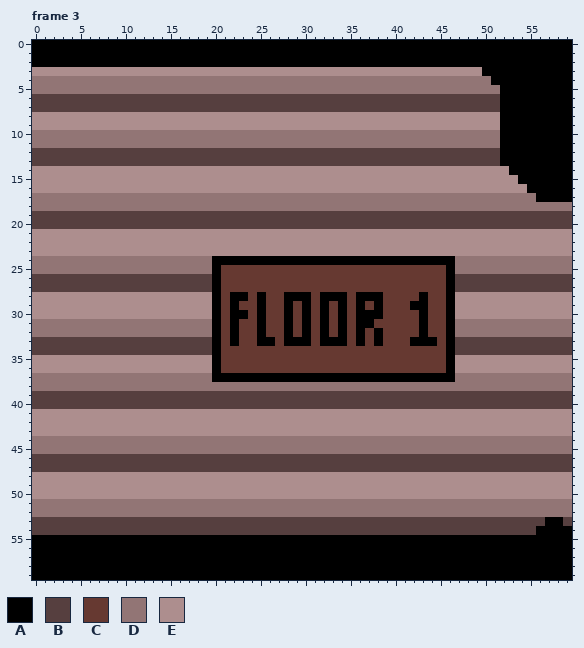
Pixel-art file -- assets/textures/floor_tile.ase. The picture above is the old version.
60x60 pixels, 4 frames. Shown: frame 3.
Visible layers, top first: "details", "Layer 1".
Palette (. is transparent): A #000000  B #563f3f  C #663931  D #927575  E #ad8e8e
Pixels before, frame 3 (only the part around the change), first column x 11:
 0 AAAAAAAAAAAAAAAAAAAAAAAAAAAAAAAAAAAAAAAAAAAAAAAAA
 1 AAAAAAAAAAAAAAAAAAAAAAAAAAAAAAAAAAAAAAAAAAAAAAAAA
 2 AAAAAAAAAAAAAAAAAAAAAAAAAAAAAAAAAAAAAAAAAAAAAAAAA
 3 EEEEEEEEEEEEEEEEEEEEEEEEEEEEEEEEEEEEEEEAAAAAAAAAA
 4 DDDDDDDDDDDDDDDDDDDDDDDDDDDDDDDDDDDDDDDDAAAAAAAAA
 5 DDDDDDDDDDDDDDDDDDDDDDDDDDDDDDDDDDDDDDDDDAAAAAAAA
 6 BBBBBBBBBBBBBBBBBBBBBBBBBBBBBBBBBBBBBBBBBAAAAAAAA
 7 BBBBBBBBBBBBBBBBBBBBBBBBBBBBBBBBBBBBBBBBBAAAAAAAA
 8 EEEEEEEEEEEEEEEEEEEEEEEEEEEEEEEEEEEEEEEEEAAAAAAAA
 9 EEEEEEEEEEEEEEEEEEEEEEEEEEEEEEEEEEEEEEEEEAAAAAAAA
10 DDDDDDDDDDDDDDDDDDDDDDDDDDDDDDDDDDDDDDDDDAAAAAAAA
11 DDDDDDDDDDDDDDDDDDDDDDDDDDDDDDDDDDDDDDDDDAAAAAAAA
12 BBBBBBBBBBBBBBBBBBBBBBBBBBBBBBBBBBBBBBBBBAAAAAAAA
13 BBBBBBBBBBBBBBBBBBBBBBBBBBBBBBBBBBBBBBBBBAAAAAAAA
14 EEEEEEEEEEEEEEEEEEEEEEEEEEEEEEEEEEEEEEEEEEAAAAAAA
15 EEEEEEEEEEEEEEEEEEEEEEEEEEEEEEEEEEEEEEEEEEEAAAAAA
16 EEEEEEEEEEEEEEEEEEEEEEEEEEEEEEEEEEEEEEEEEEEEAAAAA
17 DDDDDDDDDDDDDDDDDDDDDDDDDDDDDDDDDDDDDDDDDDDDDAAAA
18 DDDDDDDDDDDDDDDDDDDDDDDDDDDDDDDDDDDDDDDDDDDDDDDDD
19 BBBBBBBBBBBBBBBBBBBBBBBBBBBBBBBBBBBBBBBBBBBBBBBBB
20 BBBBBBBBBBBBBBBBBBBBBBBBBBBBBBBBBBBBBBBBBBBBBBBBB
21 EEEEEEEEEEEEEEEEEEEEEEEEEEEEEEEEEEEEEEEEEEEEEEEEE
22 EEEEEEEEEEEEEEEEEEEEEEEEEEEEEEEEEEEEEEEEEEEEEEEEE
23 EEEEEEEEEEEEEEEEEEEEEEEEEEEEEEEEEEEEEEEEEEEEEEEEE
24 DDDDDDDDDAAAAAAAAAAAAAAAAAAAAAAAAAAADDDDDDDDDDDDD
25 DDDDDDDDDACCCCCCCCCCCCCCCCCCCCCCCCCADDDDDDDDDDDDD
26 BBBBBBBBBACCCCCCCCCCCCCCCCCCCCCCCCCABBBBBBBBBBBBB
27 BBBBBBBBBACCCCCCCCCCCCCCCCCCCCCCCCCABBBBBBBBBBBBB
28 EEEEEEEEEACAACACCAAACAAACAAACCCCACCAEEEEEEEEEEEEE
29 EEEEEEEEEACACCACCACACACACACACCCAACCAEEEEEEEEEEEEE
30 EEEEEEEEEACAACACCACACACACAAACCCCACCAEEEEEEEEEEEEE
31 DDDDDDDDDACACCACCACACACACAACCCCCACCADDDDDDDDDDDDD
32 DDDDDDDDDACACCACCACACACACACACCCCACCADDDDDDDDDDDDD
33 BBBBBBBBBACACCAACAAACAAACACACCCAAACABBBBBBBBBBBBB
34 BBBBBBBBBACCCCCCCCCCCCCCCCCCCCCCCCCABBBBBBBBBBBBB
35 EEEEEEEEEACCCCCCCCCCCCCCCCCCCCCCCCCAEEEEEEEEEEEEE
36 EEEEEEEEEACCCCCCCCCCCCCCCCCCCCCCCCCAEEEEEEEEEEEEE
37 DDDDDDDDDAAAAAAAAAAAAAAAAAAAAAAAAAAADDDDDDDDDDDDD
38 DDDDDDDDDDDDDDDDDDDDDDDDDDDDDDDDDDDDDDDDDDDDDDDDD
39 BBBBBBBBBBBBBBBBBBBBBBBBBBBBBBBBBBBBBBBBBBBBBBBBB
40 BBBBBBBBBBBBBBBBBBBBBBBBBBBBBBBBBBBBBBBBBBBBBBBBB
41 EEEEEEEEEEEEEEEEEEEEEEEEEEEEEEEEEEEEEEEEEEEEEEEEE
42 EEEEEEEEEEEEEEEEEEEEEEEEEEEEEEEEEEEEEEEEEEEEEEEEE
43 EEEEEEEEEEEEEEEEEEEEEEEEEEEEEEEEEEEEEEEEEEEEEEEEE
44 DDDDDDDDDDDDDDDDDDDDDDDDDDDDDDDDDDDDDDDDDDDDDDDDD
45 DDDDDDDDDDDDDDDDDDDDDDDDDDDDDDDDDDDDDDDDDDDDDDDDD
46 BBBBBBBBBBBBBBBBBBBBBBBBBBBBBBBBBBBBBBBBBBBBBBBBB
47 BBBBBBBBBBBBBBBBBBBBBBBBBBBBBBBBBBBBBBBBBBBBBBBBB
48 EEEEEEEEEEEEEEEEEEEEEEEEEEEEEEEEEEEEEEEEEEEEEEEEE
49 EEEEEEEEEEEEEEEEEEEEEEEEEEEEEEEEEEEEEEEEEEEEEEEEE
After the commit:
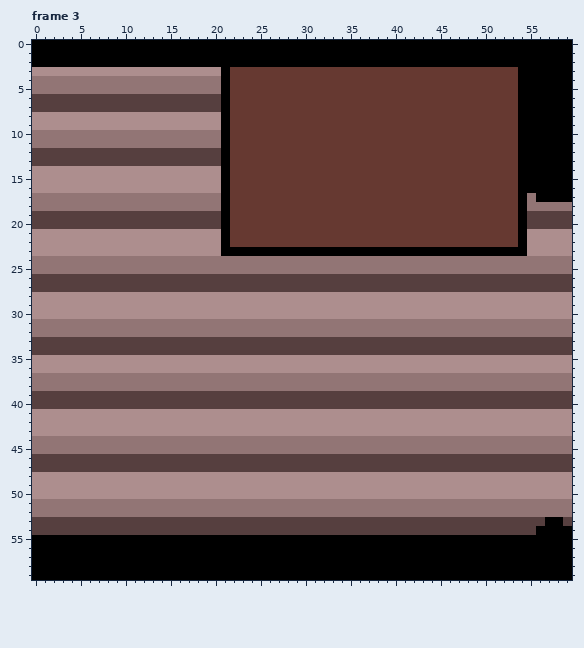
Diff:
Frame 3, layer "details":
Colour B gives way to colour A in rows 6 to 7 at x 21; in rows 12 to 13 at x 21; in rows 19 to 20 at x 21 and 54.
Colour D gives way to colour A in rows 4 to 5 at x 21; in rows 10 to 11 at x 21; in rows 17 to 18 at x 21 and 54.
Colour E gives way to colour A in row 3 at x 21; in rows 8 to 9 at x 21; in rows 14 to 15 at x 21; in row 16 at x 21 and 54; in rows 21 to 22 at x 21 and 54; in row 23 at x 21 to 54.
Colour A gives way to colour B in rows 26 to 27 at x 20 and 46; in row 33 at x 20, 22, 25 to 26, 28 to 30, 32 to 34, 36, 38, 42 to 44 and 46; in row 34 at x 20 and 46.
Colour C gives way to colour B in rows 26 to 27 at x 21 to 45; in row 33 at x 21, 23 to 24, 27, 31, 35, 37, 39 to 41 and 45; in row 34 at x 21 to 45.
Colour A gives way to colour C in row 3 at x 50 to 53; in row 4 at x 51 to 53; in rows 5 to 13 at x 52 to 53; in row 14 at x 53.
Colour B gives way to colour C in rows 6 to 7 at x 22 to 51; in rows 12 to 13 at x 22 to 51; in rows 19 to 20 at x 22 to 53.
Colour D gives way to colour C in row 4 at x 22 to 50; in row 5 at x 22 to 51; in rows 10 to 11 at x 22 to 51; in rows 17 to 18 at x 22 to 53.
Colour E gives way to colour C in row 3 at x 22 to 49; in rows 8 to 9 at x 22 to 51; in row 14 at x 22 to 52; in rows 15 to 16 at x 22 to 53; in rows 21 to 22 at x 22 to 53.
Colour A gives way to colour D in row 24 at x 20 to 46; in row 25 at x 20 and 46; in row 31 at x 20, 22, 25, 28, 30, 32, 34, 36 to 37, 43 and 46; in row 32 at x 20, 22, 25, 28, 30, 32, 34, 36, 38, 43 and 46; in row 37 at x 20 to 46.
Colour C gives way to colour D in row 25 at x 21 to 45; in row 31 at x 21, 23 to 24, 26 to 27, 29, 31, 33, 35, 38 to 42 and 44 to 45; in row 32 at x 21, 23 to 24, 26 to 27, 29, 31, 33, 35, 37, 39 to 42 and 44 to 45.
Colour A gives way to colour E in row 28 at x 20, 22 to 23, 25, 28 to 30, 32 to 34, 36 to 38, 43 and 46; in row 29 at x 20, 22, 25, 28, 30, 32, 34, 36, 38, 42 to 43 and 46; in row 30 at x 20, 22 to 23, 25, 28, 30, 32, 34, 36 to 38, 43 and 46; in rows 35 to 36 at x 20 and 46.
Colour C gives way to colour E in row 28 at x 21, 24, 26 to 27, 31, 35, 39 to 42 and 44 to 45; in row 29 at x 21, 23 to 24, 26 to 27, 29, 31, 33, 35, 37, 39 to 41 and 44 to 45; in row 30 at x 21, 24, 26 to 27, 29, 31, 33, 35, 39 to 42 and 44 to 45; in rows 35 to 36 at x 21 to 45.
Pixel boxes of the changes (left, top, right, bottom) in both pictures:
changed: (212, 67, 527, 382)
